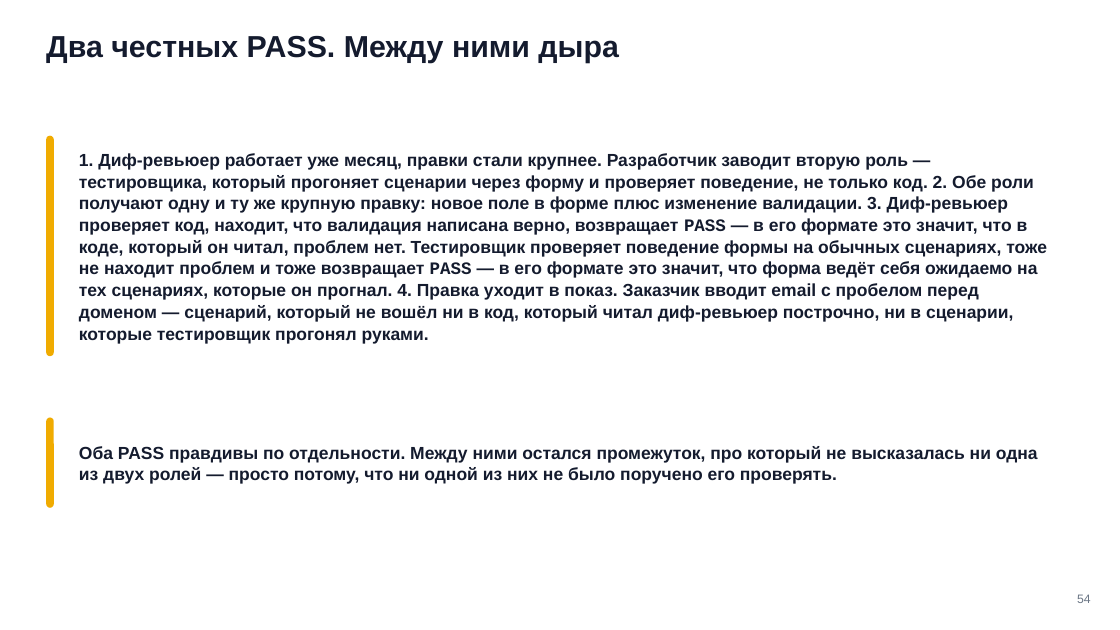
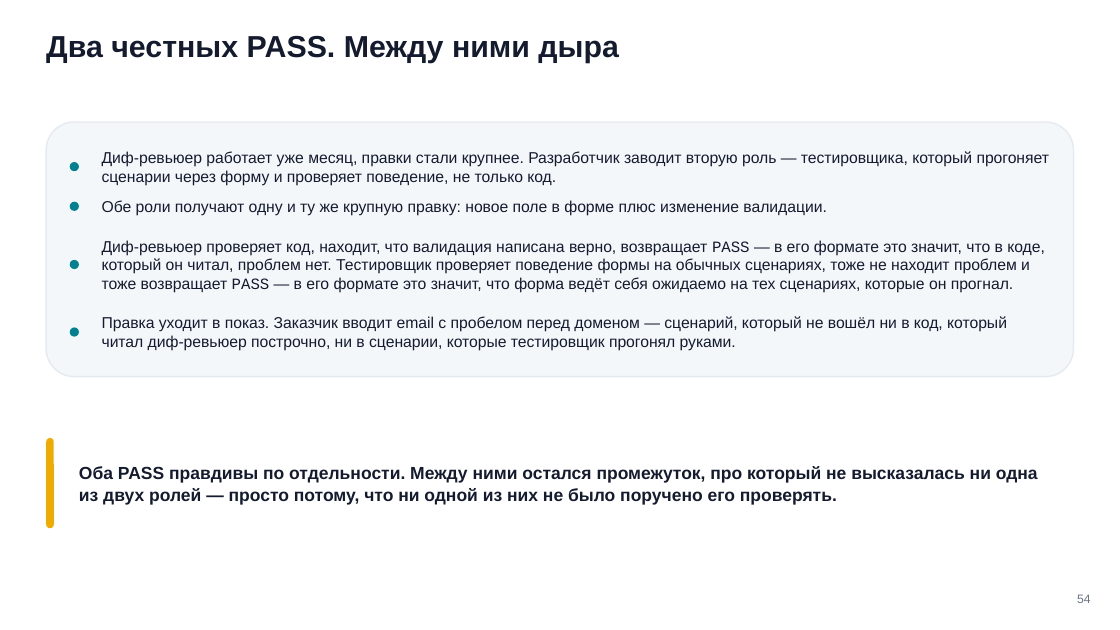
Before and after one commit to tellina-study/AI-usage-lessons, a slide deck: slide 54 of library/seminars/sem-06/rendered/sem-06.pptx. Drawn at 1120x630 pixels with LibreOffice and Linux fonts; fonts in the diff are those of the drawing. Boxes give left, top, right and bottom in pixels: in the first picture for what was removed or moved away, otherwise in the second. Text is boxed around its words. In the diff, an @@ line names an element or a change of style, - is before the commit and + after.

Commit message:
#225 Семинар 6: круг правок по трём прожаркам закрыт — лестница приоритетов исправлена по первоисточнику, красный убран, формы разведены, опора переведена на репозиторий студента

```diff
--- a/library/seminars/sem-06/rendered/sem-06.pptx
+++ b/library/seminars/sem-06/rendered/sem-06.pptx
@@ rounded rectangle removed at box(46, 135, 54, 355) @@
@@ rounded rectangle added at box(46, 122, 1074, 376), fill #F4F7FA, outline #E5EAF0 1.2 pt @@
@@ rounded rectangle added at box(70, 162, 79, 171), fill #028090 @@
@@ text added at box(102, 151, 1050, 186), 13.5 pt, text #141B2E @@
+Диф-ревьюер работает уже месяц, правки стали крупнее. Разработчик заводит вторую роль — тестировщика, который прогоняет сценарии через форму и проверяет поведение, не только код.
@@ rounded rectangle added at box(70, 202, 79, 211), fill #028090 @@
@@ text added at box(102, 200, 826, 216), 13.5 pt, text #141B2E @@
+Обе роли получают одну и ту же крупную правку: новое поле в форме плюс изменение валидации.
@@ rounded rectangle added at box(70, 260, 79, 269), fill #028090 @@
@@ text at box(102, 240, 1045, 293): text changed; size 15 to 13.5 pt; bold off @@
-1. Диф-ревьюер работает уже месяц, правки стали крупнее. Разработчик заводит вторую роль — тестировщика, который прогоняет сценарии через форму и проверяет поведение, не только код. 2. Обе роли получают одну и ту же крупную правку: новое поле в форме плюс изменение валидации. 3. Диф-ревьюер проверяет код, находит, что валидация написана верно, возвращает PASS — в его формате это значит, что в коде, который он читал, проблем нет. Тестировщик проверяет поведение формы на обычных сценариях, тоже не находит проблем и тоже возвращает PASS — в его формате это значит, что форма ведёт себя ожидаемо на тех сценариях, которые он прогнал. 4. Правка уходит в показ. Заказчик вводит email с пробелом перед доменом — сценарий, который не вошёл ни в код, который читал диф-ревьюер построчно, ни в сценарии, которые тестировщик прогонял руками.
+Диф-ревьюер проверяет код, находит, что валидация написана верно, возвращает PASS — в его формате это значит, что в коде, который он читал, проблем нет. Тестировщик проверяет поведение формы на обычных сценариях, тоже не находит проблем и тоже возвращает PASS — в его формате это значит, что форма ведёт себя ожидаемо на тех сценариях, которые он прогнал.
@@ rounded rectangle added at box(70, 328, 79, 337), fill #028090 @@
@@ text added at box(102, 316, 1007, 351), 13.5 pt, text #141B2E @@
+Правка уходит в показ. Заказчик вводит email с пробелом перед доменом — сценарий, который не вошёл ни в код, который читал диф-ревьюер построчно, ни в сценарии, которые тестировщик прогонял руками.
@@ rounded rectangle: place and size @@
-rounded rectangle at box(46, 418, 54, 507)
+rounded rectangle at box(46, 438, 54, 528)
@@ text "Оба PASS правдивы по отдельности. ...": place and size @@
-text "Оба PASS правдивы по отдельности. ..." at box(79, 446, 1038, 484)
+text "Оба PASS правдивы по отдельности. ..." at box(79, 466, 1038, 505)
```
Also in this commit, not shown: 17 other slides changed, 19 other files.
